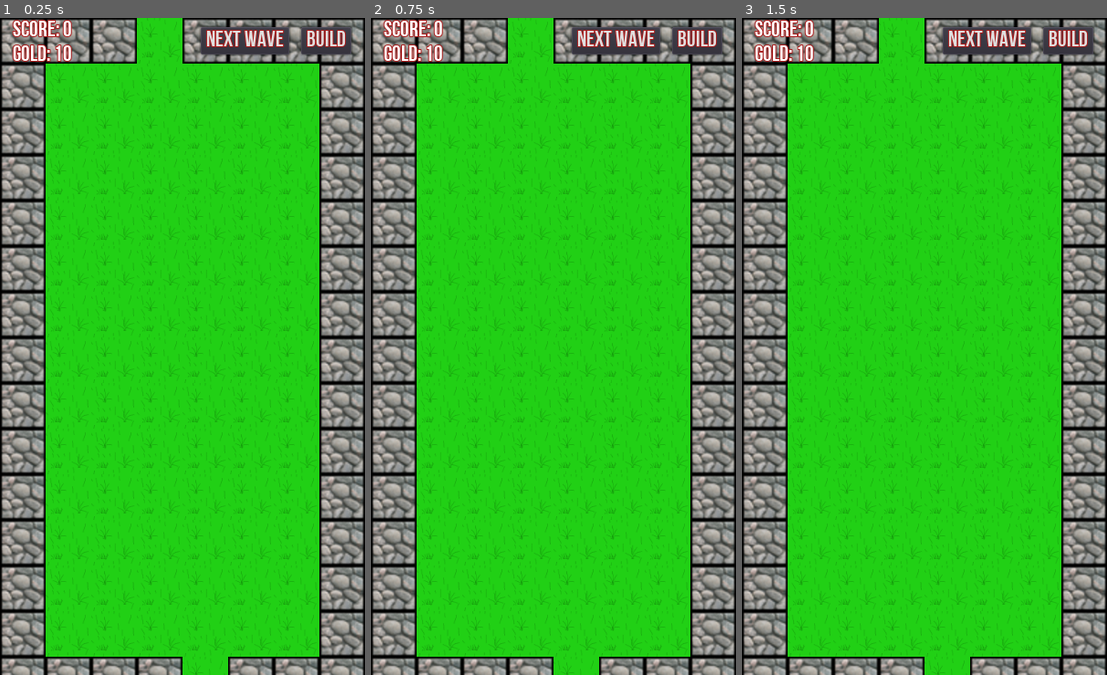
Above: before the commit, frames 1-3 (left to right).
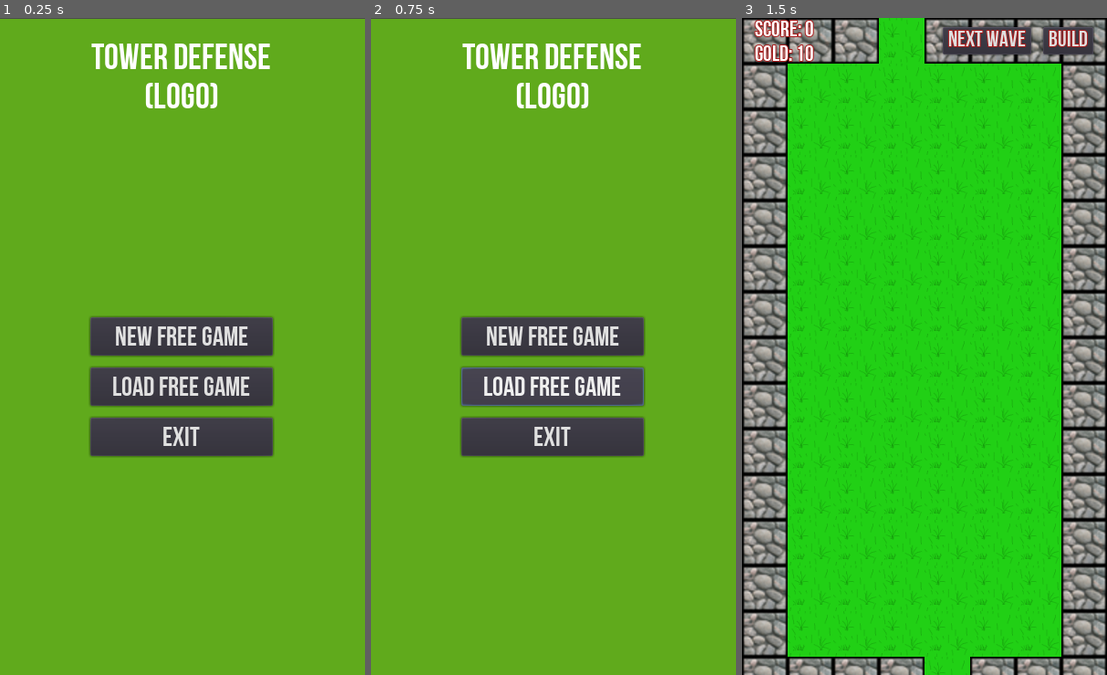
Above: after the commit, the same moments.

Repository: thewillwillhelp/godot-td
Game: Godot game, scene res://scenes/MainMenu.tscn
Two runs of this game, one before a commit and one after it. Both use one fixed random seed, a clock stepped at 60 frames per second and the inputs below. Before the commit the project starts from res://scenes/MainScene.tscn.
Inputs (mouse positions are in pixels of both pictures, inside the frame that each line leads up to):
- Up to frame 1 (0.25 s): no input
- Up to frame 2 (0.75 s): click (553, 385) at 0.5 s, where only the run after the commit has a clickable "Load free game"
- Up to frame 3 (1.5 s): click (924, 339) at 1.25 s, where only the run after the commit has a clickable "New free game"

The runs differ from the first frame. In frame 1, 100% of the frame differs, in the area x 0-100%, y 0-100%; in frame 2, 100%; in frame 3, nothing differs.

Commit message:
MainMenu scene and script were added: - MainMenu scene is loaded at the application startup; - After clicking on "New Free Game" main scene is loaded; - After clicking on "Exit" application is closed; - "Load Free Game" functionality was not added.

Diff:
--- a/project.godot
+++ b/project.godot
@@ -16,7 +16,7 @@
 [application]
 
 config/name="TD"
-run/main_scene="res://scenes/MainScene.tscn"
+run/main_scene="res://scenes/MainMenu.tscn"
 config/icon="res://icon.png"
 
 [display]
--- /dev/null
+++ b/scenes/MainMenu.gd
@@ -0,0 +1,9 @@
+extends Control
+
+
+func _on_NewFreeGameButton_pressed():
+	get_tree().change_scene("res://scenes/MainScene.tscn")
+
+
+func _on_ExitButton_pressed():
+	get_tree().quit()
--- /dev/null
+++ b/scenes/MainMenu.tscn
@@ -0,0 +1,93 @@
+[gd_scene load_steps=5 format=2]
+
+[ext_resource path="res://assets/fonts/FONT-Bebas-neue.ttf" type="DynamicFontData" id=1]
+[ext_resource path="res://scenes/MainMenu.gd" type="Script" id=2]
+
+[sub_resource type="DynamicFont" id=1]
+size = 40
+use_filter = true
+font_data = ExtResource( 1 )
+
+[sub_resource type="DynamicFont" id=2]
+size = 30
+use_filter = true
+extra_spacing_top = 5
+font_data = ExtResource( 1 )
+
+[node name="MainMenu" type="Control"]
+anchor_right = 1.0
+anchor_bottom = 1.0
+script = ExtResource( 2 )
+__meta__ = {
+"_edit_use_anchors_": false
+}
+
+[node name="TextureRect" type="ColorRect" parent="."]
+anchor_right = 1.0
+anchor_bottom = 1.0
+margin_top = 1.49831
+margin_bottom = 1.49829
+color = Color( 0.380392, 0.670588, 0.113725, 1 )
+__meta__ = {
+"_edit_use_anchors_": false
+}
+
+[node name="VBoxContainer" type="VBoxContainer" parent="TextureRect"]
+anchor_right = 1.0
+anchor_bottom = 1.0
+margin_left = 23.5017
+margin_top = 25.0
+margin_right = -26.4983
+margin_bottom = -25.0
+__meta__ = {
+"_edit_use_anchors_": false
+}
+
+[node name="Logo" type="Label" parent="TextureRect/VBoxContainer"]
+margin_right = 350.0
+margin_bottom = 83.0
+custom_fonts/font = SubResource( 1 )
+text = "TOWER DEFENSE
+(logo)"
+align = 1
+
+[node name="CenterContainer" type="CenterContainer" parent="TextureRect/VBoxContainer"]
+margin_top = 87.0
+margin_right = 350.0
+margin_bottom = 687.0
+size_flags_horizontal = 3
+size_flags_vertical = 3
+__meta__ = {
+"_edit_use_anchors_": false
+}
+
+[node name="MenuButtons" type="VBoxContainer" parent="TextureRect/VBoxContainer/CenterContainer"]
+margin_left = 74.0
+margin_top = 224.0
+margin_right = 274.0
+margin_bottom = 376.0
+rect_min_size = Vector2( 200, 0 )
+custom_constants/separation = 13
+alignment = 1
+
+[node name="NewFreeGameButton" type="Button" parent="TextureRect/VBoxContainer/CenterContainer/MenuButtons"]
+margin_right = 200.0
+margin_bottom = 42.0
+custom_fonts/font = SubResource( 2 )
+text = "New free game"
+
+[node name="LoadFreeGameButton" type="Button" parent="TextureRect/VBoxContainer/CenterContainer/MenuButtons"]
+margin_top = 55.0
+margin_right = 200.0
+margin_bottom = 97.0
+custom_fonts/font = SubResource( 2 )
+text = "Load free game"
+
+[node name="ExitButton" type="Button" parent="TextureRect/VBoxContainer/CenterContainer/MenuButtons"]
+margin_top = 110.0
+margin_right = 200.0
+margin_bottom = 152.0
+custom_fonts/font = SubResource( 2 )
+text = "Exit"
+[connection signal="pressed" from="TextureRect/VBoxContainer/CenterContainer/MenuButtons/NewFreeGameButton" to="." method="_on_NewFreeGameButton_pressed"]
+[connection signal="pressed" from="TextureRect/VBoxContainer/CenterContainer/MenuButtons/ExitButton" to="." method="_on_ExitButton_pressed"]
